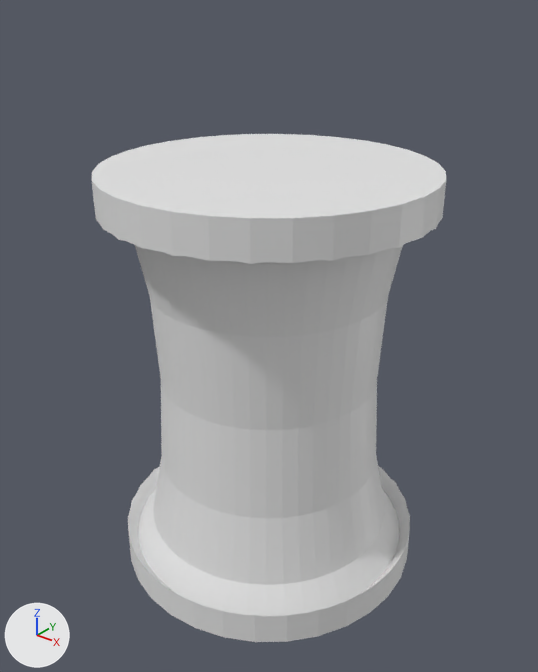
Renders of the Blender file Hazard/Pillar.blend from each side of a commit.
One viewpoint serves both versions: a 50 mm camera at (0.803, -1.003, 1.099) aimed at (0.006, -0.007, 0.481). Arrows for +X, +Y and +Z are at lower left; the lights stay in place.
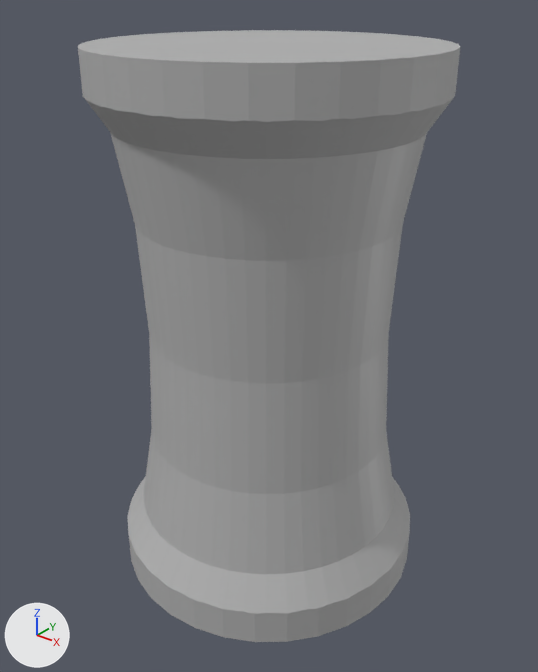
ob_torus is not drawn itself; it is used by a modifier of ob_cylinder.

Pixel boxes (x1, y1, x2, y2) of what changed, in the pictures (538 x 672 px):
'Cylinder', recoloured, rescaled, moved (8% wider, 20% taller)
    before: (92, 134, 446, 642)
    after: (78, 30, 460, 642)

The edits, one by one:
Material 'Material' (mat_material) is new.
Its base color is (0.446, 0.446, 0.446) (grey #b2b2b2).
me_cylinder has 64 vertices, 34 faces and spans x -0.3..0.3, y -0.3..0.3, z 0.0..0.8.
me_cylinder now uses material mat_material (grey #b2b2b2).
Object 'Cylinder' (ob_cylinder) is rescaled from (1.0, 1.0, 1.0) to (1.0, 1.0, 1.25).
Object 'Torus' (ob_torus) moves from (0.0, 0.0, 0.4) to (0.0, 0.0, 0.5).
Object 'Torus' (ob_torus) is rescaled from (0.28, 0.28, 1.45) to (0.3, 0.3, 1.72).
